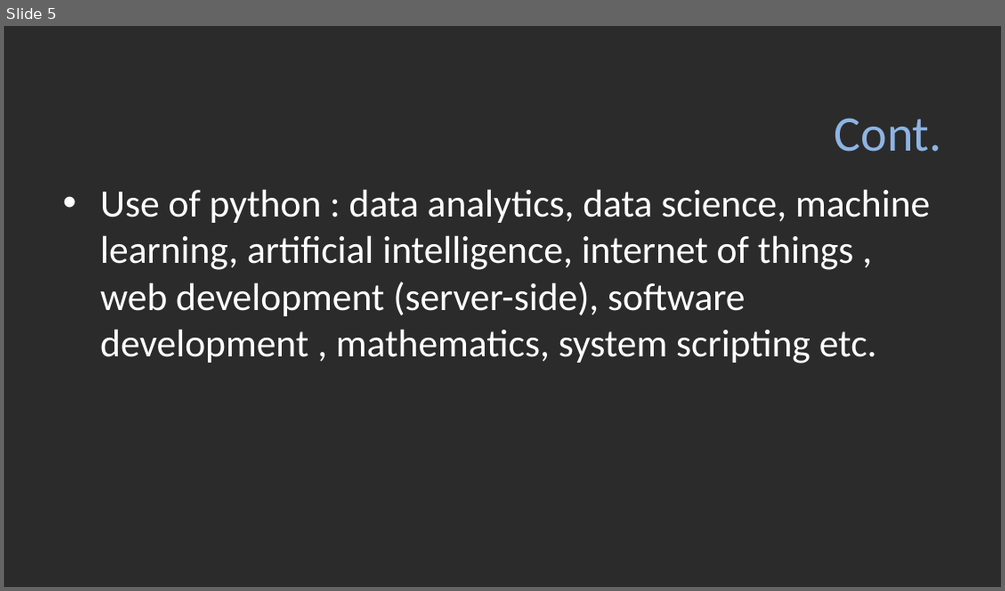
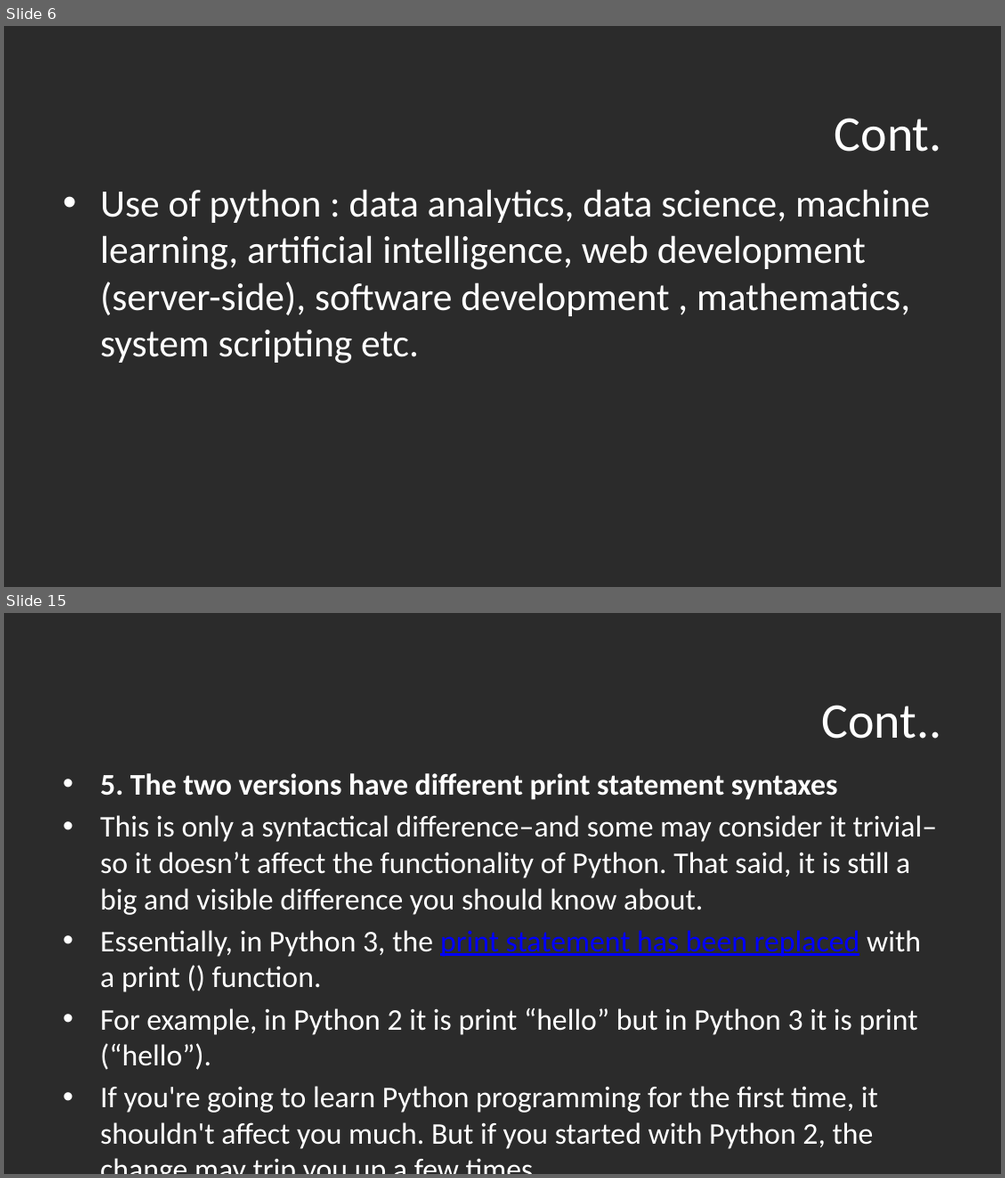
Before and after one commit to zakariahujale/python, a slide deck: unit1part1.pptx. Shown one above the other, each under a label of ours: slide 5 before the commit, slides 6 and 15 after it; the slides between them are not shown. The pictures are 1005x591 and 1005x1178 pixels, drawn with LibreOffice and Linux fonts; fonts in the diff are those of the drawing; background and template pictures are left out; a plain dark background stands for a picture behind light text. Boxes give left, top, right and bottom in pixels: in the first picture for what was removed or moved away, otherwise in the second. Text is boxed around its words. In the diff, an @@ line names an element or a change of style, - is before the commit and + after.

```diff
--- a/unit1part1.pptx
+++ b/unit1part1.pptx
@@ slide 15 added at bbox=[4, 613, 1001, 1174], background picture (left out) @@
@@ title added at bbox=[821, 705, 941, 738], 36 pt, text #FFFFFF @@
+Cont..
@@ text added at bbox=[100, 773, 937, 1149], 21.7 pt, text #FFFFFF @@
+• 5. The two versions have different print statement syntaxes
+• This is only a syntactical difference–and some may consider it trivial–so it doesn’t affect the functionality of Python. That said, it is still a big and visible difference you should know about.
+• Essentially, in Python 3, the print statement has been replaced with a print () function.
+• For example, in Python 2 it is print “hello” but in Python 3 it is print (“hello”).
+• If you're going to learn Python programming for the first time, it shouldn't affect you much. But if you started with Python 2, the change may trip you up a few times.
@@ what was slide 5 is now slide 6 @@
@@ slide 6 changed as well @@
@@ title "Cont." at bbox=[834, 118, 942, 151]: text colour #8EB4E3 to #FFFFFF @@
@@ text at bbox=[100, 189, 930, 363]: text changed @@
-• Use of python : data analytics, data science, machine learning, artificial intelligence, internet of things , web development (server-side), software development , mathematics, system scripting etc.
+• Use of python : data analytics, data science, machine learning, artificial intelligence, web development (server-side), software development , mathematics, system scripting etc.
```
Also in this commit, not shown: 4 other slides changed, 26 other slides added, 4 slides removed, 24 other files.
